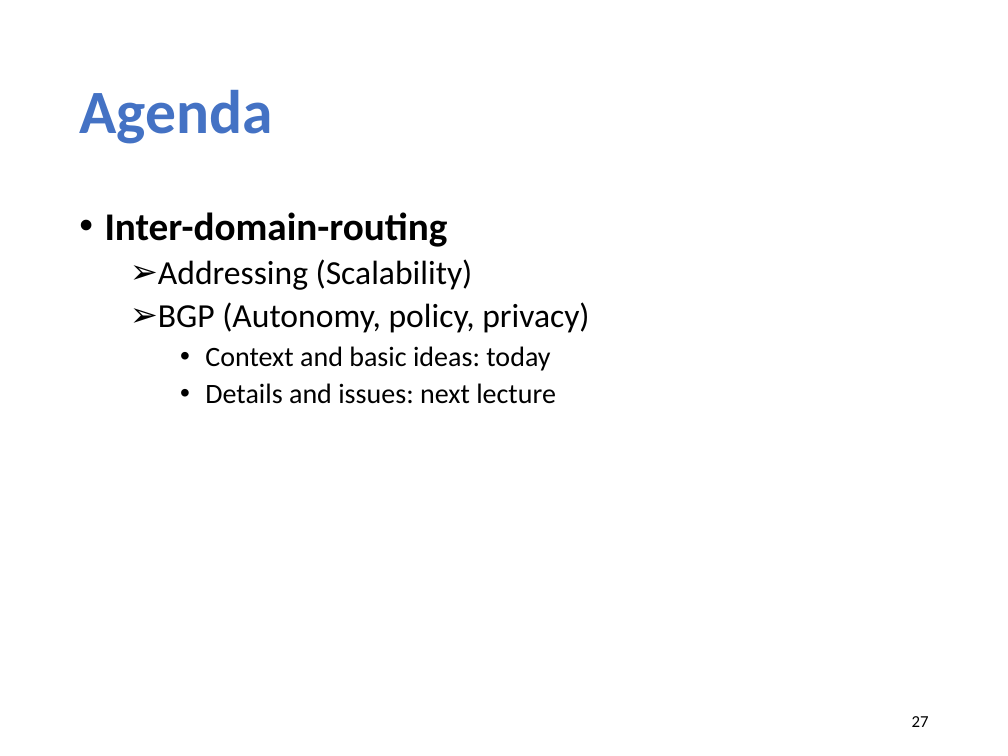
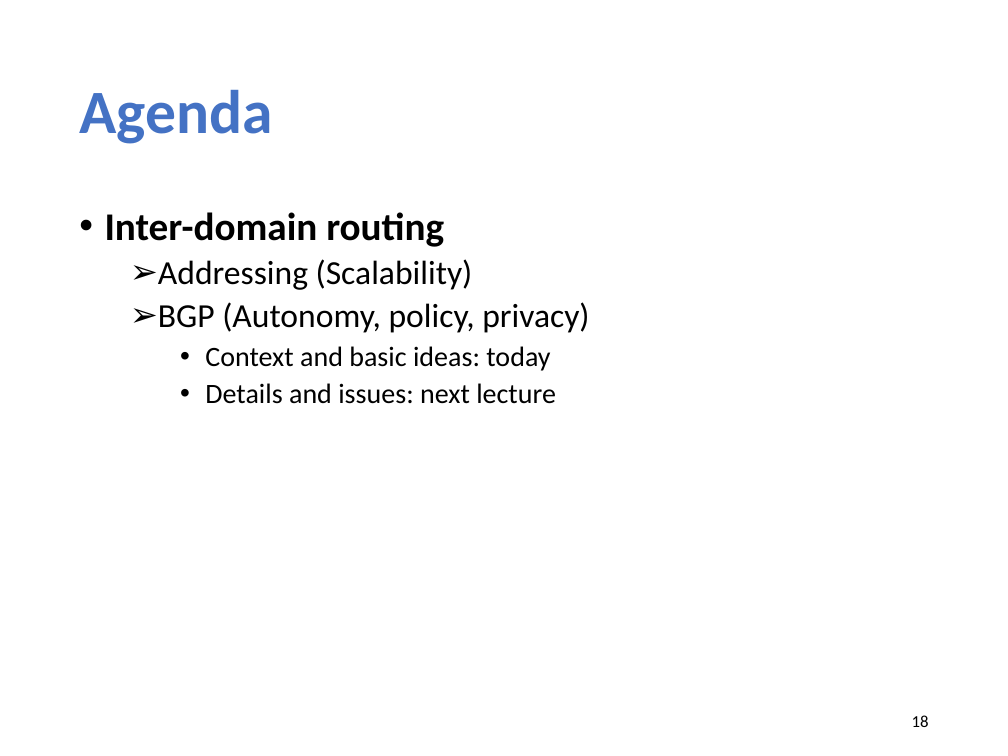
Before and after one commit to xinjin/course-net, a slide deck: slide 18 of slides/lec14_interdomain.pptx (slide 27 before the commit). Drawn at 1008x756 pixels with LibreOffice and Linux fonts; fonts in the diff are those of the drawing. Boxes give left, top, right and bottom in pixels: in the first picture for what was removed or moved away, otherwise in the second. Text is boxed around its words. In the diff, an @@ line names an element or a change of style, - is before the commit and + after.

```diff
--- a/slides/lec14_interdomain.pptx
+++ b/slides/lec14_interdomain.pptx
@@ text at (105,212,444,247): text changed @@
-• Inter-domain-routing
+• Inter-domain routing
@@ page number at (912,715,929,727): text changed @@
-27
+18
```
Also in this commit, not shown: 6 other slides changed, 1 slide added, 9 slides removed, 1 other file.
